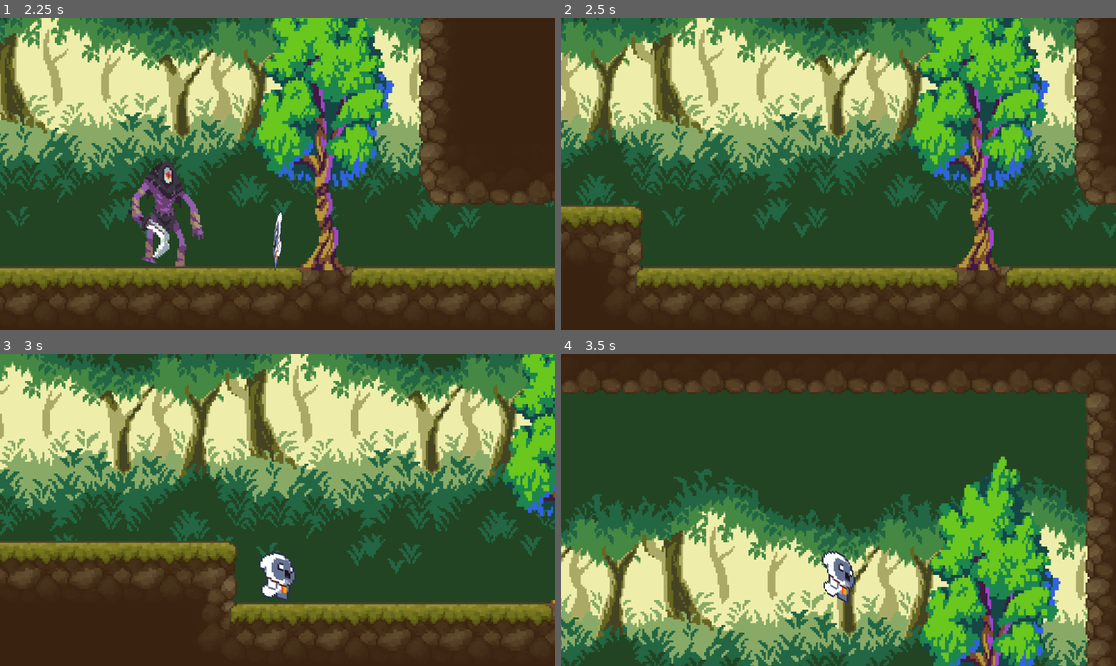
Above: before the commit, frames 1-4 (two rows, left to right).
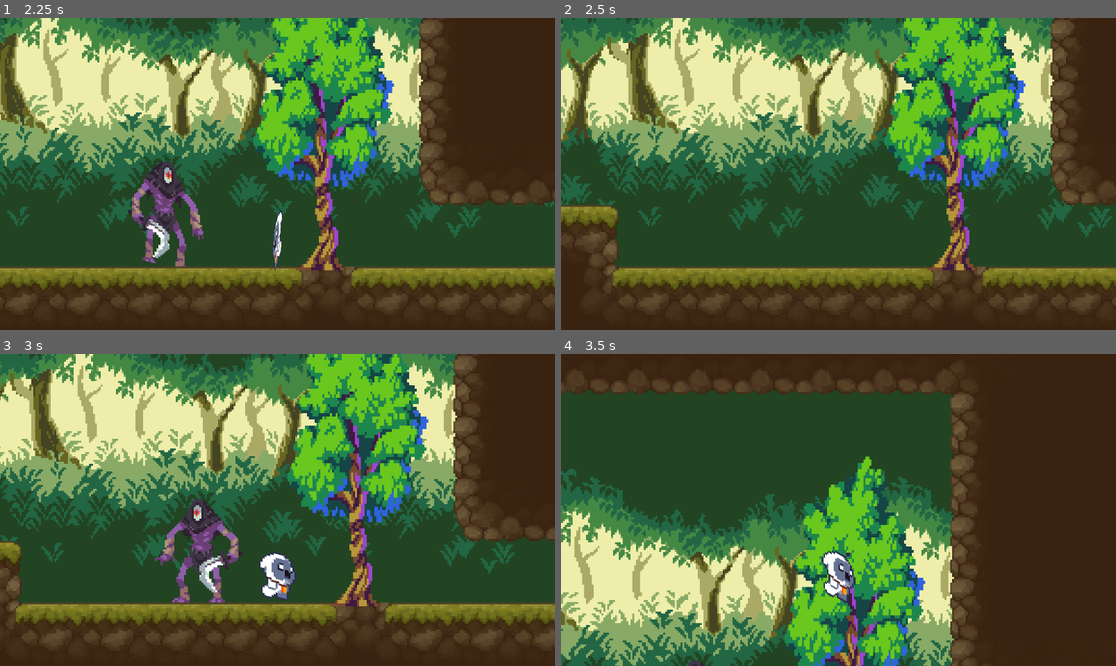
Above: after the commit, the same moments.

Repository: CrisIsla/shiny-godot
Game: Godot game, scene res://scenes/player_test.tscn
The game is run twice, just before and just after one commit, with the same random seed, the same clock (stepped at 60 frames per second) and the same inputs.
Inputs:
- Up to frame 1 (2.25 s): hold D (move_right) 0.53-2.03 s; tap J (attack) at 0.6, 2.1 s; tap K (jump) at 0.77, 1.52 s; tap Q (spawn_bullet) at 1.35 s; hold A (move_left) from 2.03 s (still down)
- Up to frame 2 (2.5 s): keep holding A (move_left)
- Up to frame 3 (3 s): release A (move_left) at 2.78 s; hold D (move_right) from 2.78 s (still down); tap Q (spawn_bullet) at 2.85 s
- Up to frame 4 (3.5 s): keep holding D (move_right); tap K (jump) at 3.02 s

Frame 1 is identical in both runs. In frame 2, 43% of the frame differs, in the area x 0-100%, y 0-94%; in frame 3, 58%; in frame 4, 55%.

Commit message:
feat: add collision layer for playerhitbox and enemyhurtbox

Diff:
--- a/project.godot
+++ b/project.godot
@@ -59,6 +59,13 @@
 ]
 }
 
+[layer_names]
+
+2d_physics/layer_1="World"
+2d_physics/layer_2="PlayerHurtbox"
+2d_physics/layer_3="EnemyHitbox"
+2d_physics/layer_4="PlayerHitbox"
+
 [rendering]
 
 textures/canvas_textures/default_texture_filter=0
--- a/scenes/enemy.tscn
+++ b/scenes/enemy.tscn
@@ -215,6 +215,8 @@
 }
 
 [node name="Area2D" type="Area2D" parent="."]
+collision_layer = 4
+collision_mask = 8
 
 [node name="CollisionShape2D" type="CollisionShape2D" parent="Area2D"]
 position = Vector2(0, -29)
--- a/scenes/player.tscn
+++ b/scenes/player.tscn
@@ -1172,6 +1172,8 @@
 hframes = 6
 
 [node name="Area2D" type="Area2D" parent="Pivot"]
+collision_layer = 8
+collision_mask = 0
 
 [node name="hitbox" type="CollisionShape2D" parent="Pivot/Area2D"]
 position = Vector2(11, -13)
Not shown: 1 places in scenes/player_test.tscn that only renumber resources
